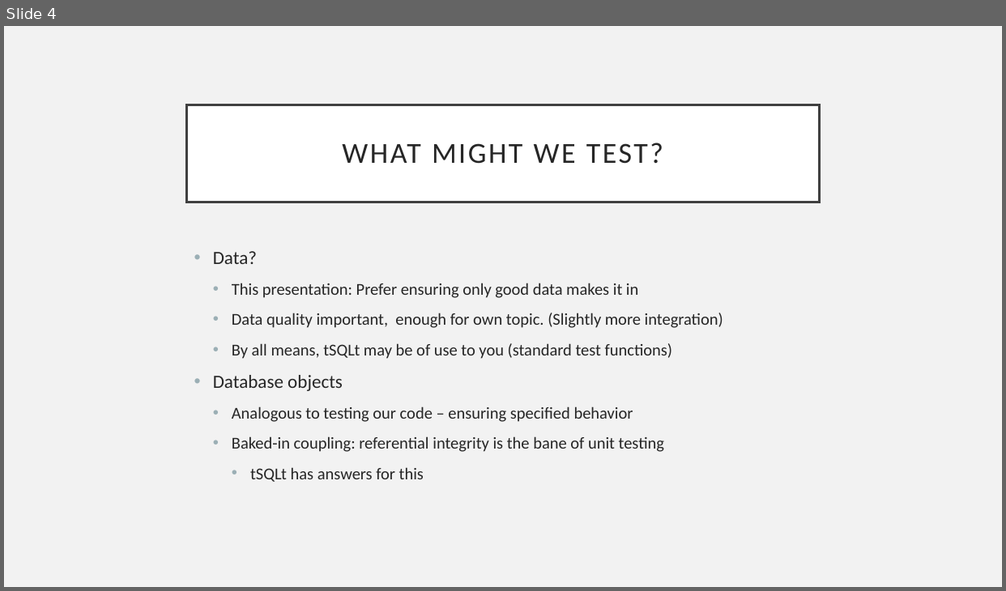
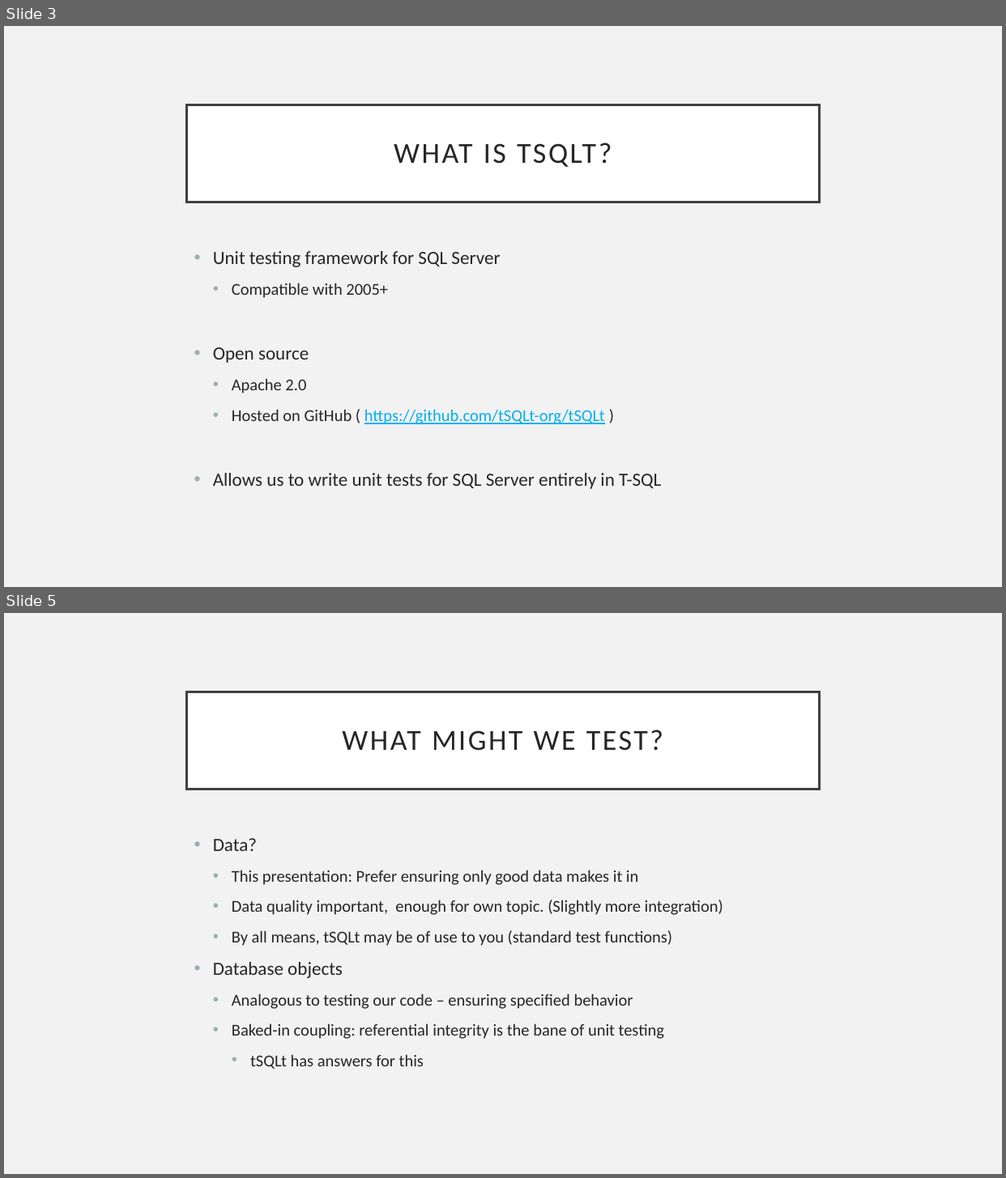
Before and after one commit to AndrewADev/intro-tsqlt-talk, a slide deck: tSQLt-Talk.pptx. Shown one above the other, each under a label of ours: slide 4 before the commit, slides 3 and 5 after it; the slides between them are not shown. The pictures are 1006x591 and 1006x1178 pixels, drawn with LibreOffice and Linux fonts; fonts in the diff are those of the drawing. Boxes give left, top, right and bottom in pixels: in the first picture for what was removed or moved away, otherwise in the second. Text is boxed around its words. In the diff, an @@ line names an element or a change of style, - is before the commit and + after.

```diff
--- a/tSQLt-Talk.pptx
+++ b/tSQLt-Talk.pptx
@@ slide 3 added at bbox=[4, 26, 1002, 587], background #F2F2F2 @@
@@ title added at bbox=[187, 105, 819, 202], fill #FFFFFF, outline #404040 2.5 pt, 28 pt, text #262626 @@
+WHAT IS TSQLT?
@@ text added at bbox=[213, 251, 661, 489], 18 pt, text #262626 @@
+• Unit testing framework for SQL Server
+  • Compatible with 2005+
+• Open source
+  • Apache 2.0
+  • Hosted on GitHub ( https://github.com/tSQLt-org/tSQLt )
+• Allows us to write unit tests for SQL Server entirely in T-SQL
@@ what was slide 4 is now slide 5 @@
```
Also in this commit, not shown: 2 slides changed, 2 other slides added, 4 other files.
